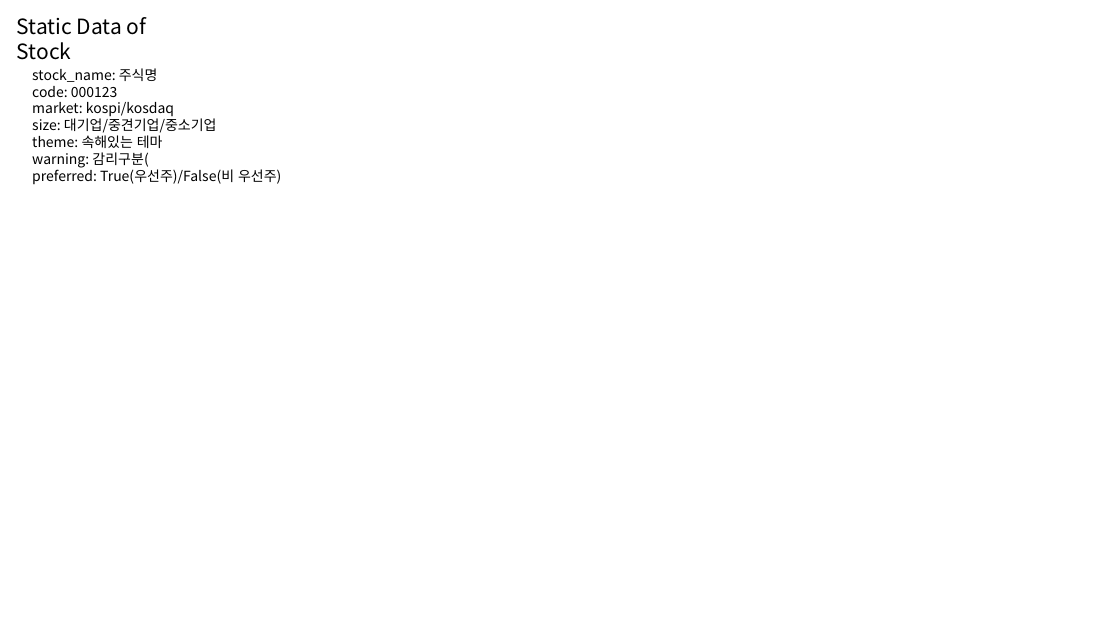
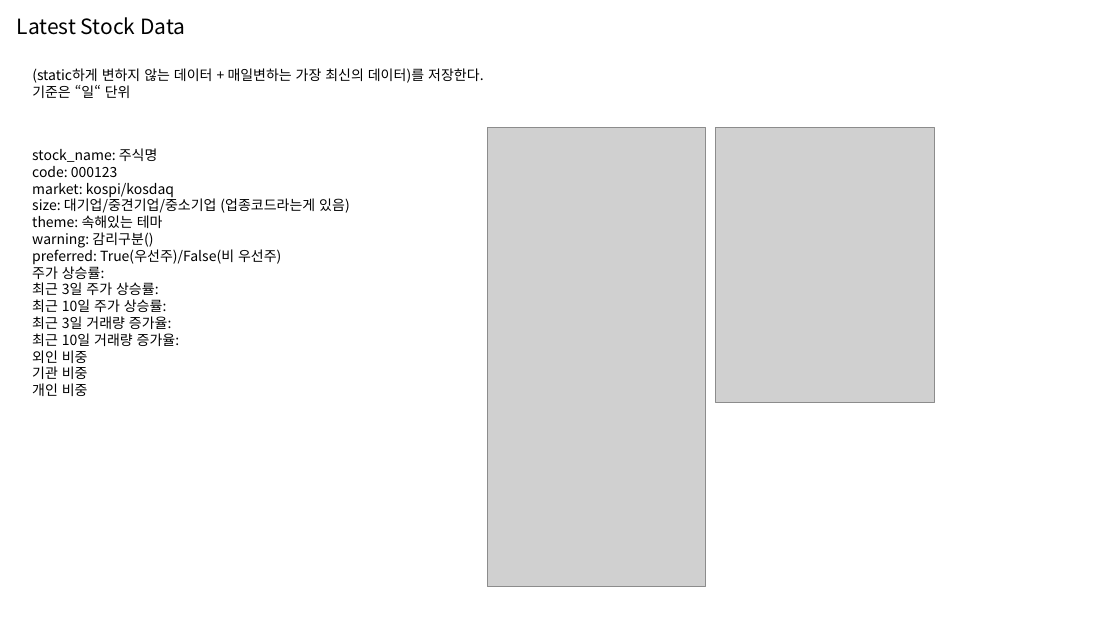
Before and after one commit to happineer/system_trading, a slide deck: slide 8 of doc/TopTrader.pptx (slide 7 before the commit). Drawn at 1120x630 pixels with LibreOffice and Linux fonts; fonts in the diff are those of the drawing; grey boxes stand for pictures. Boxes give left, top, right and bottom in pixels: in the first picture for what was removed or moved away, otherwise in the second. Text is boxed around its words. In the diff, an @@ line names an element or a change of style, - is before the commit and + after.

```diff
--- a/doc/TopTrader.pptx
+++ b/doc/TopTrader.pptx
@@ text at (x1=17, y1=17, x2=185, y2=35): text changed @@
-Static Data of Stock
+Latest Stock Data
@@ text added at (x1=32, y1=68, x2=483, y2=98), 12 pt, text #000000 @@
+(static하게 변하지 않는 데이터 + 매일변하는 가장 최신의 데이터)를 저장한다.
+기준은 “일“ 단위
@@ text "stock_name: 주식명" moved from (x1=32, y1=68, x2=281, y2=184) to (x1=32, y1=148, x2=350, y2=396) @@
@@ picture added at (x1=487, y1=128, x2=706, y2=587) @@
@@ picture added at (x1=716, y1=128, x2=934, y2=402) @@
@@ text at (x1=32, y1=197, x2=350, y2=213): text changed @@
-size: 대기업/중견기업/중소기업
+size: 대기업/중견기업/중소기업 (업종코드라는게 있음)
@@ text at (x1=32, y1=232, x2=153, y2=248): text changed @@
-warning: 감리구분(
+warning: 감리구분()
@@ text at (x1=32, y1=266, x2=180, y2=396): paragraphs added @@
+주가 상승률:
+최근 3일 주가 상승률:
+최근 10일 주가 상승률:
+최근 3일 거래량 증가율:
+최근 10일 거래량 증가율:
+외인 비중
+기관 비중
+개인 비중
```
Also in this commit, not shown: 5 other slides changed, 10 slides added.
